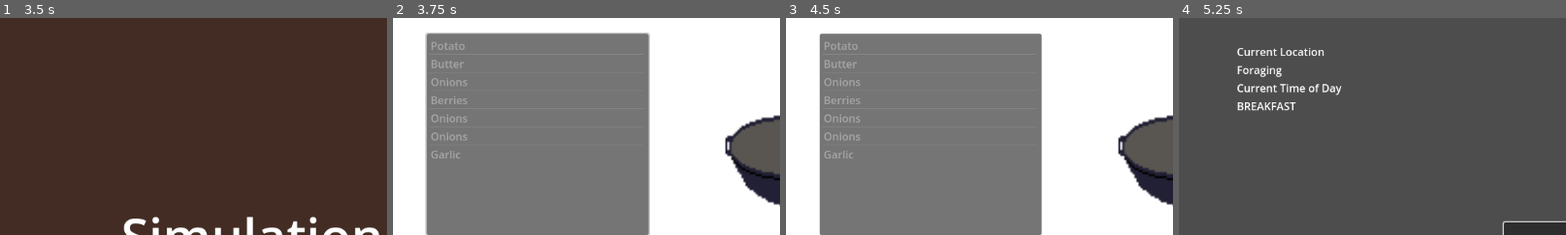
Above: before the commit, frames 1-4 (left to right).
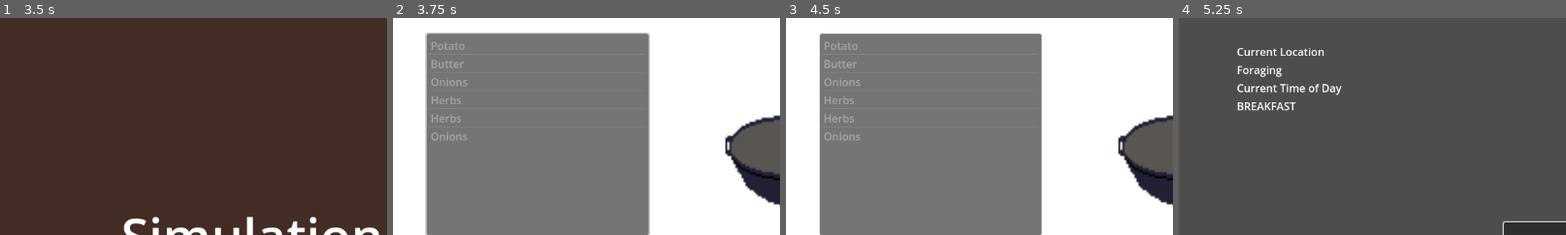
Above: after the commit, the same moments.

Repository: donnell74/Game-Off-2024
Game: Godot game, scene res://main.tscn
Two runs of this game, one before a commit and one after it. Both use one fixed random seed, a clock stepped at 60 frames per second and the inputs below.
Inputs (mouse positions are % of the whole screen's width and height, from its top left):
- Up to frame 1 (3.5 s): click "Continue Day" at 0.5 s; tap Enter (ui_accept) at 1.25, 1.52, 2.75, 3.02 s; move the mouse to (72, 45) at 1.27 s; hold D (Pan Right) 1.28-2 s; hold Tab (Navigate To Next Page) 1.28-2 s; click (72, 45) at 1.42 s; click "Continue Day" at 2 s; move the mouse to (30, 55) at 2.77 s; hold S (Pan Down) from 2.78 s (still down); tap Q (Navigate to Last Page) at 2.85 s
- Up to frame 2 (3.75 s): tap Enter (ui_accept) at 3.5 s; move the mouse to (60, 28) at 3.52 s; release S (Pan Down) at 3.53 s; hold D (Pan Right) from 3.53 s (still down); hold C (Toggle Cooking) from 3.53 s (still down)
- Up to frame 3 (4.5 s): release D (Pan Right) at 4.25 s; release C (Toggle Cooking) at 4.25 s; click (12, 73) at 4.25 s
- Up to frame 4 (5.25 s): click (90, 75) at 5 s
The pictures show only the part of the screen within x 0-50%, y 0-50%; the shares and areas given below are measured in that part.

Frame 1 is identical in both runs. In frame 2, 0.3% of the frame differs, in the area x 10-20%, y 36-65%; in frame 3, 0.3%; in frame 4, nothing differs.
Error in both runs: Out of bounds get index '7' (on base: 'Array') (res://Locations/location.gd:31)

Commit message:
Logs and use activity params

Diff:
--- a/Locations/location.gd
+++ b/Locations/location.gd
@@ -47,10 +47,9 @@
 	advance_time_of_day()
 
 func simulate_activity(activity: Activity) -> void:
-	print("Simulating")
 	if activity.rewardItems.size() > 0:
 		print("Activity potential rewards: ", activity.rewardItems)
-		for reward in select_random_items(activity.rewardItems, 1, 2):
+		for reward in select_random_items(activity.rewardItems, activity.minRewardItems, activity.maxRewardItems):
 			PlayerInventoryController.add_item(reward)
 
 		# handle decrementing
@@ -66,6 +65,12 @@
 
 	# Determine how many items this activity will return
 	var num_items = randi_range(min_num_items, max_num_items)
+	var format_string = "Randomized num of reward b/w {min} and {max} and got {got}".format({
+		"min": min_num_items,
+		"max": max_num_items,
+		"got": num_items
+	})
+	print(format_string)
 	var selected_items: Array[InventoryItem] = []
 
 	for i in range(num_items):
